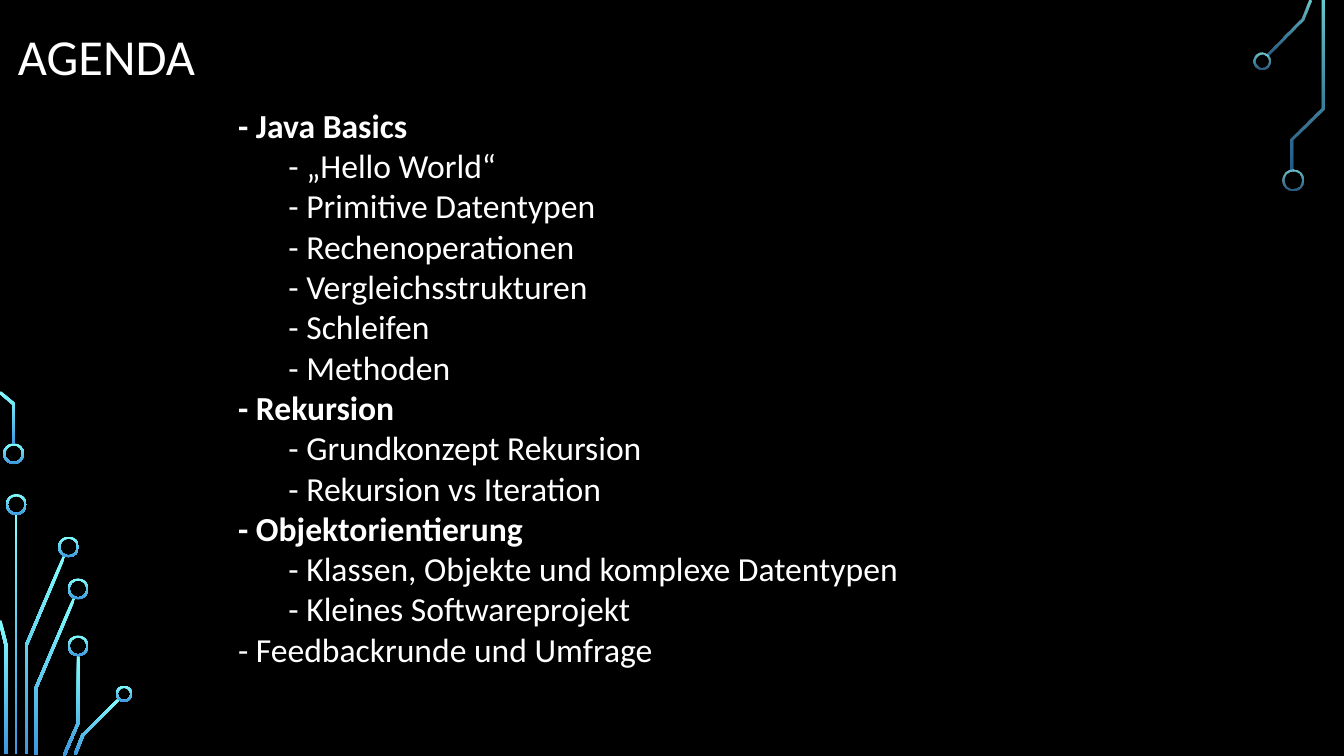
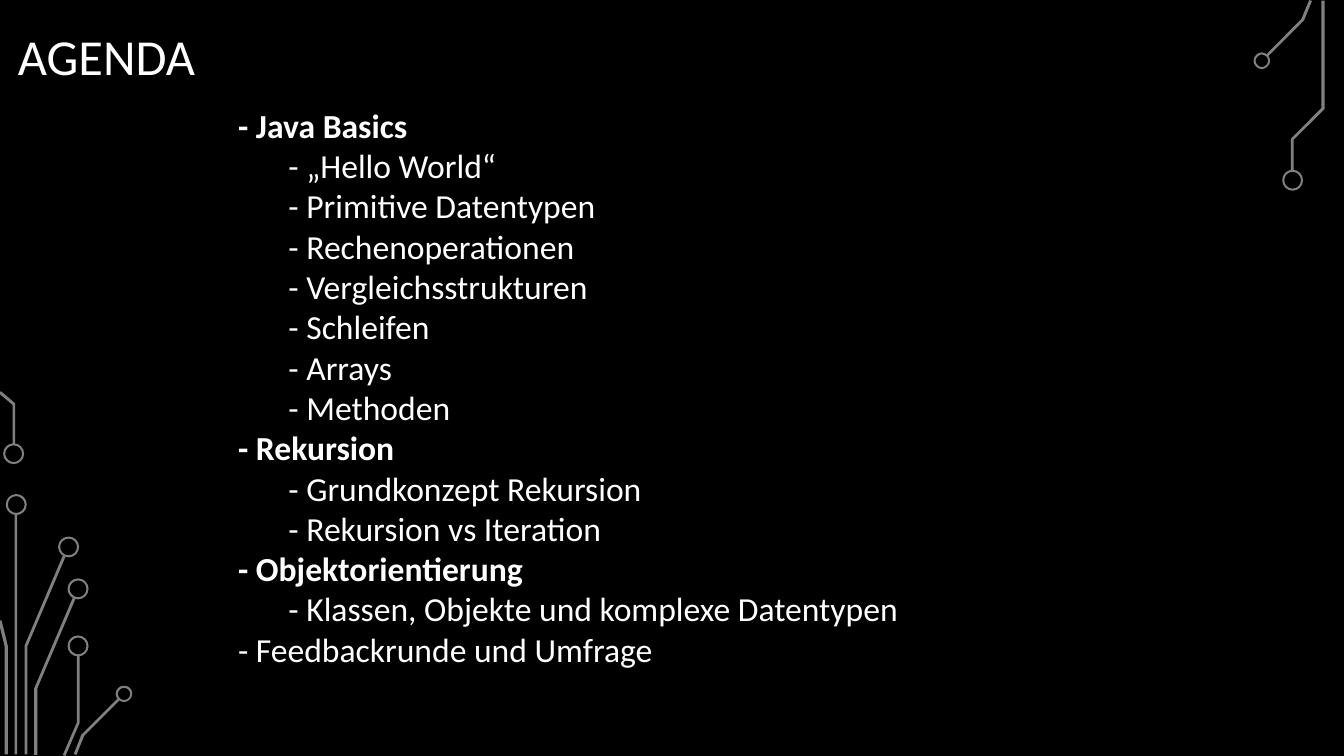
Before and after one commit to BelmontR/Java-Tutorial-Course, a slide deck: slide 2 of Java Grundkurs.pptx. Drawn at 1344x756 pixels with LibreOffice and Linux fonts; fonts in the diff are those of the drawing; background and template pictures are left out. Boxes give left, top, right and bottom in pixels: in the first picture for what was removed or moved away, otherwise in the second. Text is boxed around its words. In the diff, an @@ line names an element or a change of style, - is before the commit and + after.

```diff
--- a/Java Grundkurs.pptx
+++ b/Java Grundkurs.pptx
@@ fill gradient #82FFFF to #3D97DE to #808080 in 17 elements at (3,444,24,465), (0,391,15,445), (15,514,18,755), (24,556,65,754), (6,494,27,515), (0,620,7,754), (58,536,80,558), (34,598,76,755), (63,655,80,756), (68,579,89,600), (68,635,89,656), (74,698,120,755), (116,686,133,702), (1266,0,1313,56), (1253,52,1270,70), (1282,169,1304,191), (1292,1,1325,171) @@
@@ text at (306,358,392,386): paragraph added @@
+- Arrays
@@ text at (306,597,630,627): paragraph removed @@
-- Kleines Softwareprojekt
```
Also in this commit, not shown: 8 other slides changed, 44 slides added, 2 other files.
